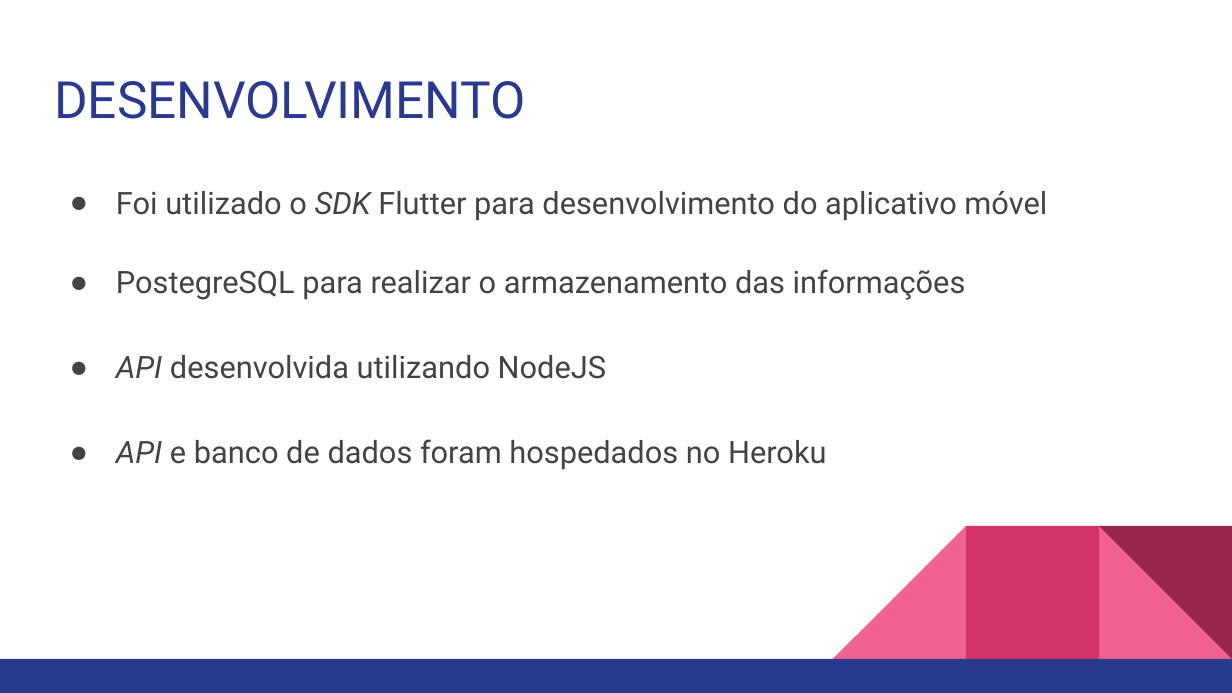
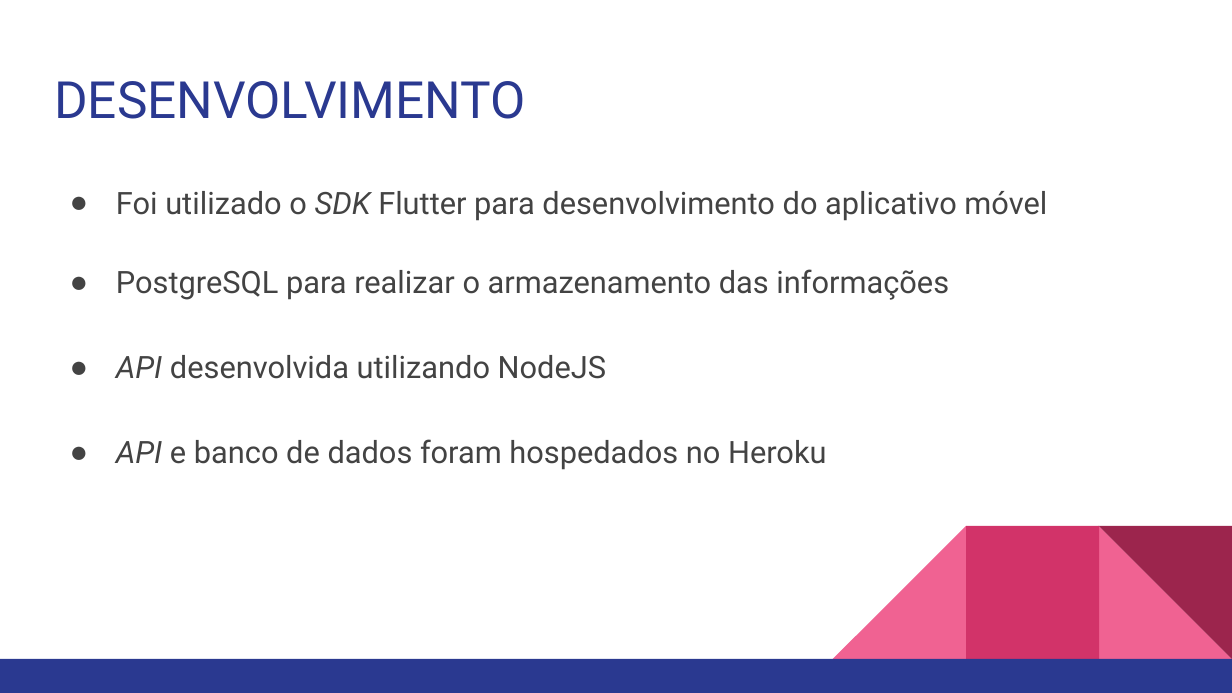
Before and after one commit to guilhermehrq/bill, a slide deck: slide 11 of Apresentação/Bill - Apresentação.pptx. Drawn at 1232x693 pixels with LibreOffice and Linux fonts; fonts in the diff are those of the drawing. Boxes give left, top, right and bottom in pixels: in the first picture for what was removed or moved away, otherwise in the second. Text is boxed around its words. In the diff, an @@ line names an element or a change of style, - is before the commit and + after.

```diff
--- a/Apresentação/Bill - Apresentação.pptx
+++ b/Apresentação/Bill - Apresentação.pptx
@@ text at (x1=116, y1=269, x2=949, y2=300): text changed @@
-● PostegreSQL para realizar o armazenamento das informações
+● PostgreSQL para realizar o armazenamento das informações
```
Also in this commit, not shown: 3 other slides changed, 1 slide added, 9 other files.
